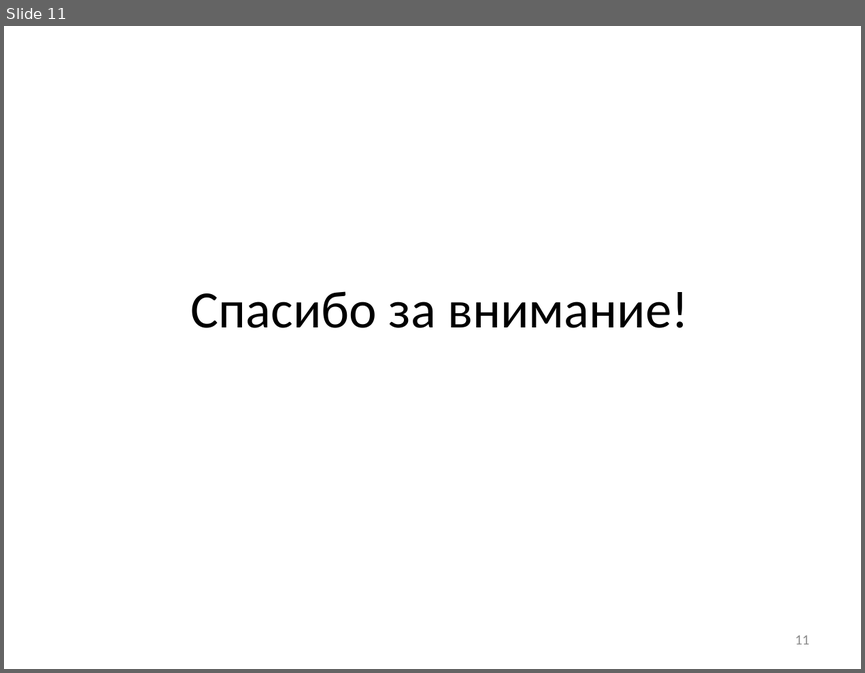
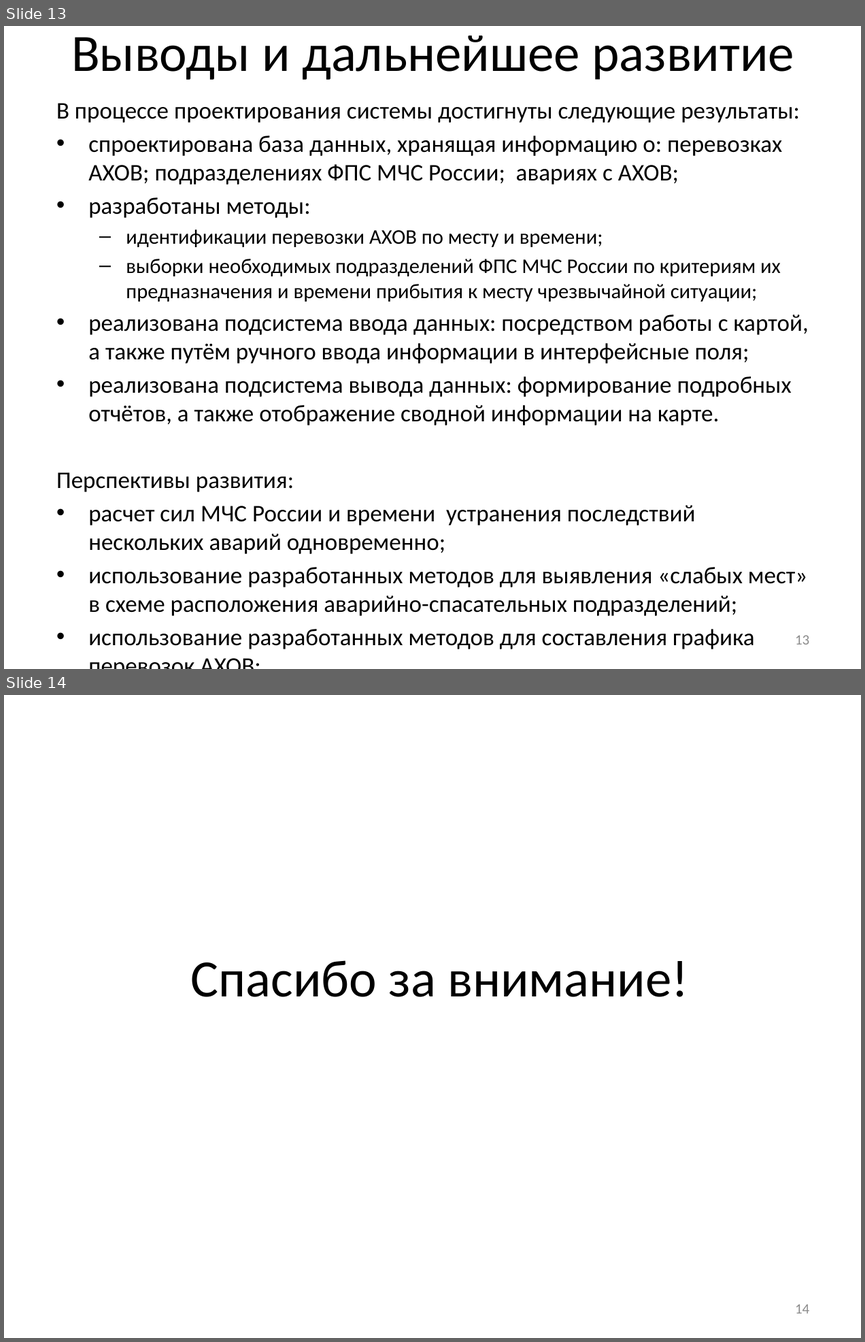
Before and after one commit to SanSanch5/BachelorDiplom, a slide deck: РПЗ/Презентация.pptx. Shown one above the other, each under a label of ours: slide 11 before the commit, slides 13 and 14 after it. The pictures are 865x673 and 865x1342 pixels, drawn with LibreOffice and Linux fonts; fonts in the diff are those of the drawing. Boxes give left, top, right and bottom in pixels: in the first picture for what was removed or moved away, otherwise in the second. Text is boxed around its words. In the diff, an @@ line names an element or a change of style, - is before the commit and + after.

Commit message:
Добавлен модуль исследования зависимости времени расчёта от количества потоков. Отредактировано РПЗ

```diff
--- a/РПЗ/Презентация.pptx
+++ b/РПЗ/Презентация.pptx
@@ slide 13 added at <box>4,26,861,669</box>, background #FFFFFF @@
@@ title added at <box>71,36,794,80</box>, 44 pt, text #000000 @@
+Выводы и дальнейшее развитие
@@ text added at <box>56,103,808,616</box>, 20 pt, text #000000 @@
+В процессе проектирования системы достигнуты следующие результаты:
+• спроектирована база данных, хранящая информацию о: перевозках АХОВ; подразделениях ФПС МЧС России; авариях с АХОВ;
+• разработаны методы:
+  – идентификации перевозки АХОВ по месту и времени;
+  – выборки необходимых подразделений ФПС МЧС России по критериям их предназначения и времени прибытия к месту чрезвычайной ситуации;
+• реализована подсистема ввода данных: посредством работы с картой, а также путём ручного ввода информации в интерфейсные поля;
+• реализована подсистема вывода данных: формирование подробных отчётов, а также отображение сводной информации на карте.
+Перспективы развития:
+• расчет сил МЧС России и времени устранения последствий нескольких аварий одновременно;
+• использование разработанных методов для выявления «слабых мест» в схеме расположения аварийно-спасательных подразделений;
+• использование разработанных методов для составления графика перевозок АХОВ;
@@ page number added at <box>795,635,809,644</box>, 12 pt, text #8C8C8C @@
+13
@@ what was slide 11 is now slide 14 @@
@@ page number at <box>795,1304,809,1313</box>: text changed @@
-11
+14
```
Also in this commit, not shown: 3 slides changed, 9 other slides added, 7 slides removed, 23 other files.
